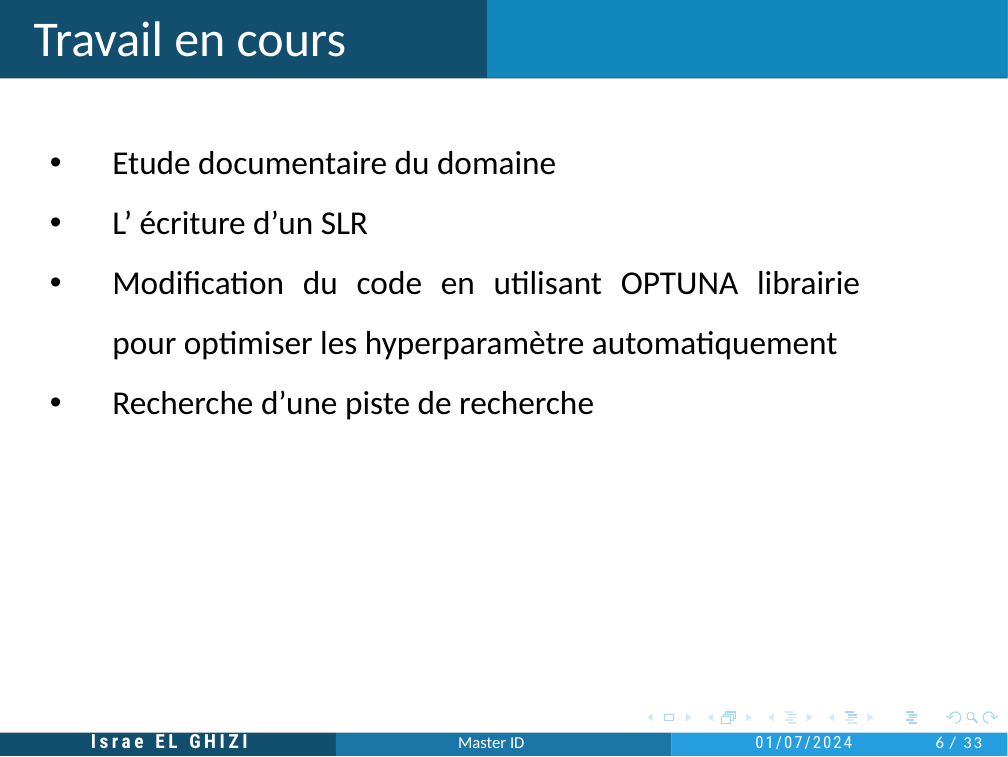
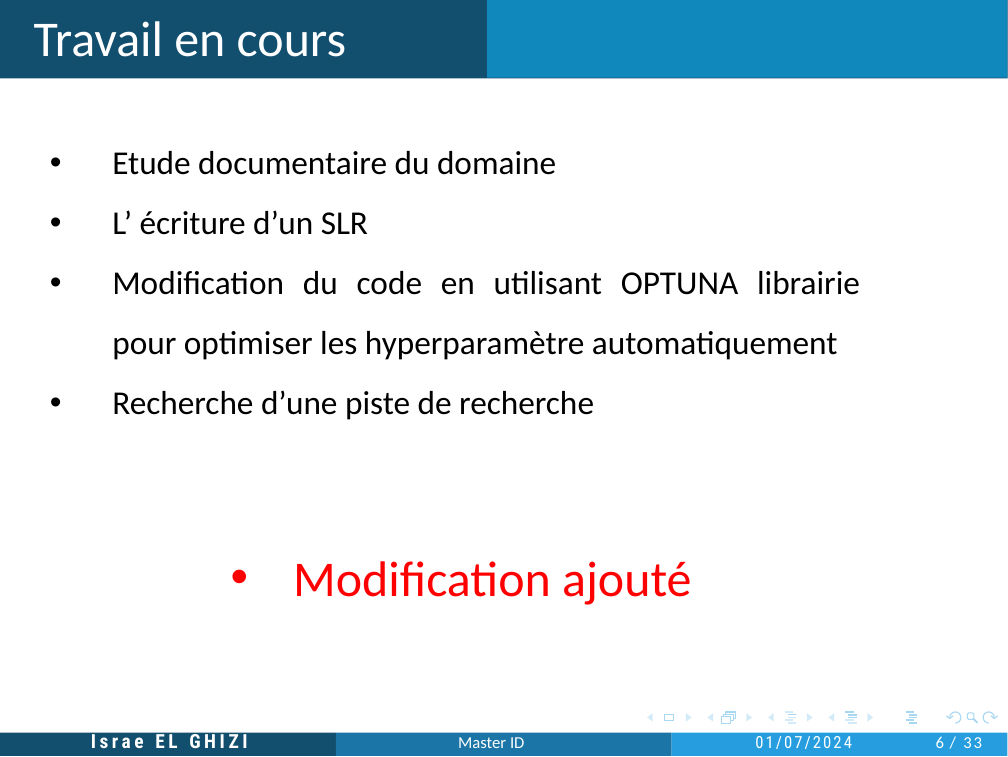
Before and after one commit to IsraeELG/EX_digitalisation, a slide deck: slide 6 of 2ANSETAT.pptx. Drawn at 1008x757 pixels with LibreOffice and Linux fonts; fonts in the diff are those of the drawing. Boxes give left, top, right and bottom in pixels: in the first picture for what was removed or moved away, otherwise in the second. Text is boxed around its words. In the diff, an @@ line names an element or a change of style, - is before the commit and + after.

```diff
--- a/2ANSETAT.pptx
+++ b/2ANSETAT.pptx
@@ text added at [293,561,692,605], 18 pt, text #FF0000 @@
+• Modification ajouté
```
